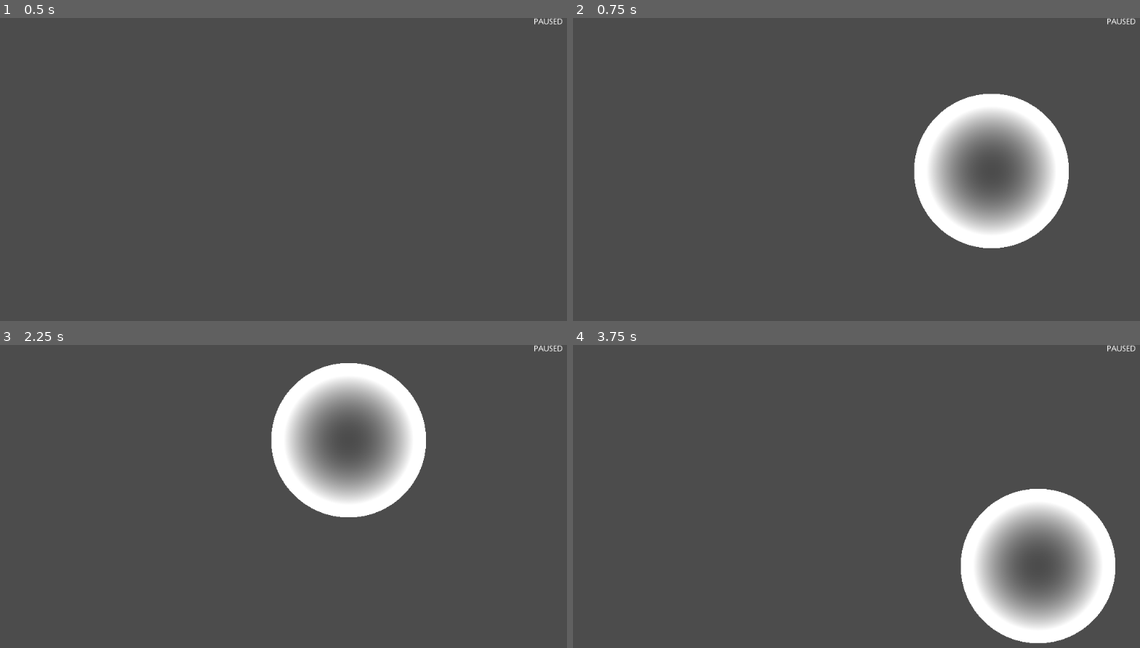
Above: before the commit, frames 1-4 (two rows, left to right).
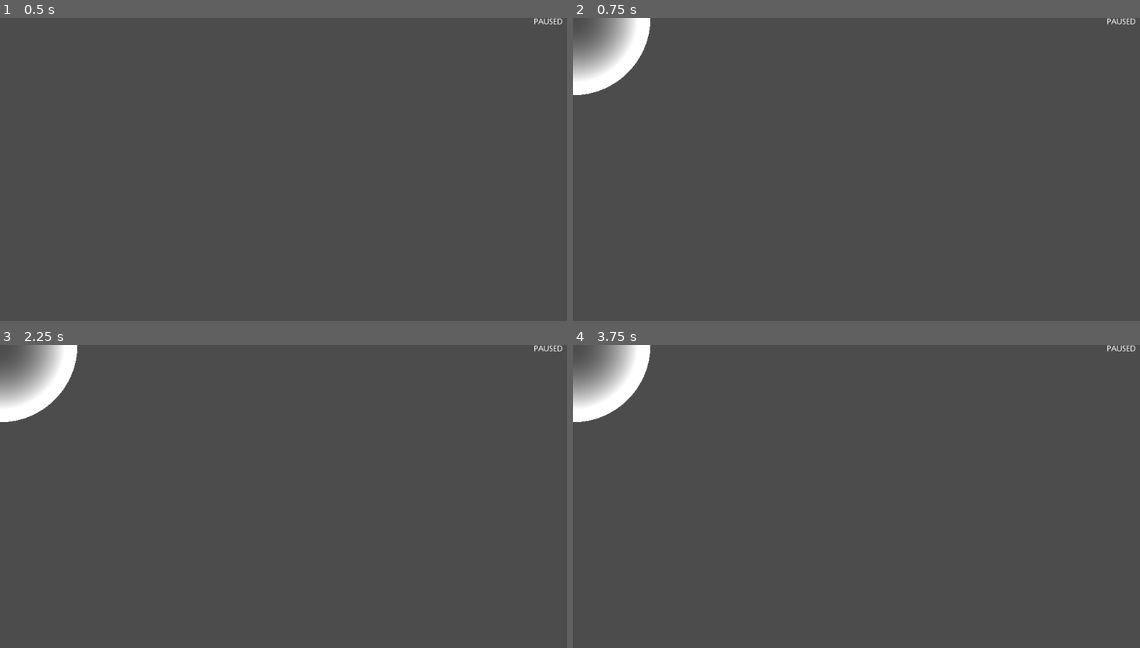
Above: after the commit, the same moments.

Repository: SIsilicon/SPHater-Godot-Demo
Game: Godot game, scene res://Liquid.tscn
The game is run twice, just before and just after one commit, with the same random seed, the same clock (stepped at 60 frames per second) and the same inputs.
Inputs (mouse positions are in pixels of both pictures, inside the frame that each line leads up to):
- Up to frame 1 (0.5 s): no input
- Up to frame 2 (0.75 s): tap Enter at 0.5 s; move the mouse to (992, 172) at 0.52 s; press the mouse at (992, 172) at 0.53 s; hold Right (ui_right) from 0.53 s (still down)
- Up to frame 3 (2.25 s): tap R (reset) at 1.25, 2 s; move the mouse to (175, 532) at 1.27 s; release Right (ui_right) at 1.28 s; release the mouse at (175, 532) at 1.28 s; hold Down (ui_down) 1.28-2.03 s; click (175, 532) at 1.35 s; move the mouse to (351, 438) at 2.02 s; press the mouse at (351, 438) at 2.03 s; hold Right (ui_right) from 2.03 s (still down); tap 1 (blobby) at 2.1 s
- Up to frame 4 (3.75 s): tap R (reset) at 2.75, 3.5 s; move the mouse to (833, 584) at 2.77 s; release Right (ui_right) at 2.78 s; release the mouse at (833, 584) at 2.78 s; hold Up (ui_up) 2.78-3.53 s; tap 2 (pressure) at 2.85 s; click (833, 584) at 3.05 s; move the mouse to (1037, 566) at 3.52 s; press the mouse at (1037, 566) at 3.53 s; hold Left (ui_left) from 3.53 s (still down); tap 3 (viscosity) at 3.6 s

Frame 1 is identical in both runs. In frame 2, 12% of the frame differs, in the area x 0-88%, y 0-77%; in frame 3, 12%; in frame 4, 12%, in the area x 0-96%, y 0-99%.
Error before the commit: Invalid get index 'SPH' (on base: 'Node'). (res://scripts/Input.gd:31)
Error after the commit: Attempt to call function 'swap' in base 'null instance' on a null instance. (res://scripts/Input.gd:52)

Commit message:
chore: fix dependencies on input script

Diff:
--- a/scripts/Input.gd
+++ b/scripts/Input.gd
@@ -1,4 +1,4 @@
-extends Node2D
+extends Node
 
 var Constants = preload('res://scripts/Constants.gd')
 # var SPH = preload('res://scripts/SPH/Solver.gd').new()
@@ -9,11 +9,10 @@
 var first_few_frames = true
 var paused = false
 
-onready var view = get_node('../View')
-onready var label_paused = get_node('../Paused')
-onready var tween = get_node('../Tween')
+onready var label_paused = get_node('../../Paused')
+onready var tween = get_node('../../Tween')
 onready var fluid_display = get_node('../FluidDisplay')
-onready var panel = get_node('../Panel')
+onready var panel = get_node('../../Panel')
 onready var parent = get_parent()
 
 func _ready():
@@ -24,17 +23,19 @@
 	handle_input()
 
 func handle_input():
-	$mouse.position = view.get_mouse_position()
+	#$mouse.position = view.get_mouse_position()
 	if Input.is_action_just_pressed('attract'): $mouse.modulate = Color(1,1,1,1)
 	if Input.is_action_pressed('attract'):
-		var mouse_pos = view.get_mouse_position() / Constants.SCALE
-		parent.SPH.attraction_force(mouse_pos, -8)
+		pass
+		#var mouse_pos = view.get_mouse_position() / Constants.SCALE
+		#parent.SPH.attraction_force(mouse_pos, -8)
 	if Input.is_action_just_released('attract'): $mouse.modulate = Color(1,1,1,0)
 
 	if Input.is_action_just_released('pause'):
-		parent.paused = !parent.paused
+		pass
+		#parent.paused = !parent.paused
 		#paused = !paused
-		label_paused.visible = parent.paused
+		#label_paused.visible = parent.paused
 
 	if Input.is_action_just_released('reset'):
 		#SPH._init()
